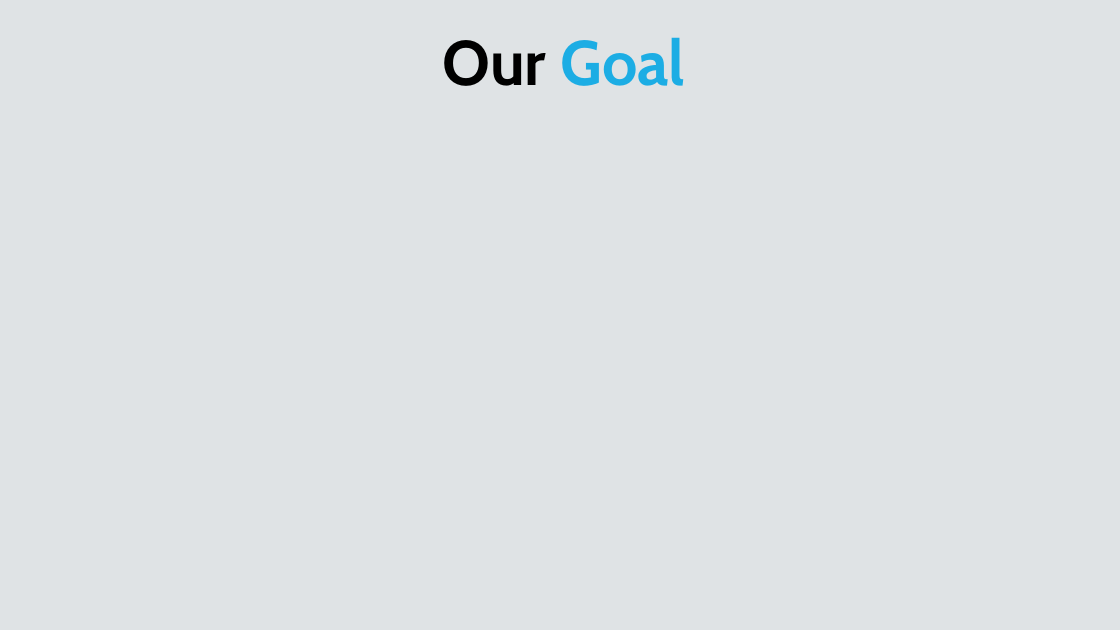
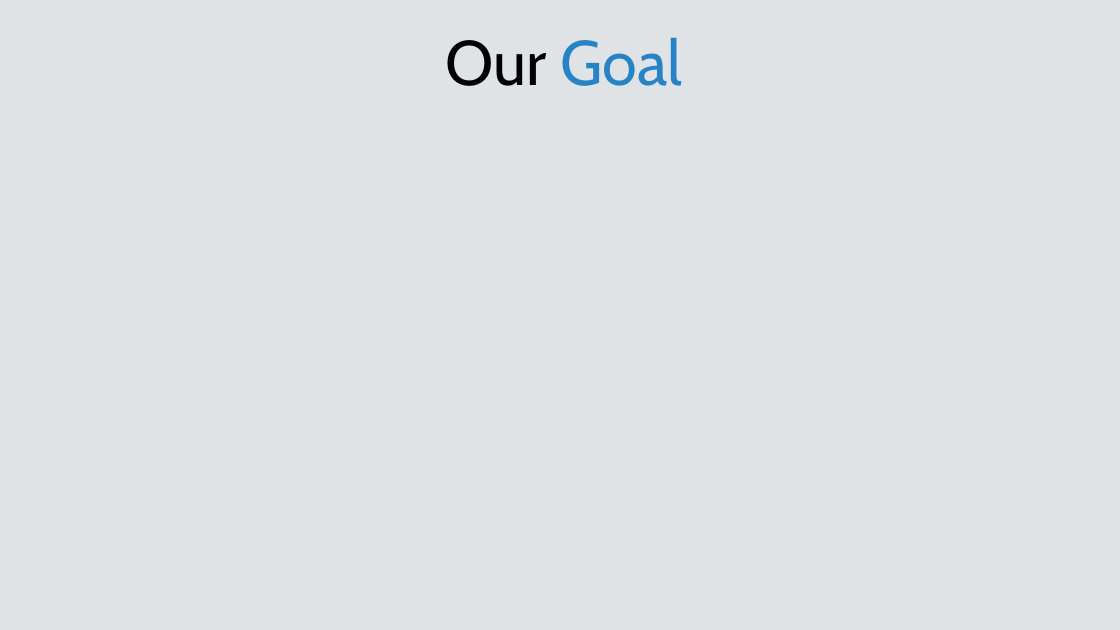
Before and after one commit to l4zy0n3/Stocks, a slide deck: slide 6 of Docs/Stock Market Sentiment Analysis and Price Prediction.pptx. Drawn at 1120x630 pixels with LibreOffice and Linux fonts; fonts in the diff are those of the drawing. Boxes give left, top, right and bottom in pixels: in the first picture for what was removed or moved away, otherwise in the second. Text is boxed around its words. In the diff, an @@ line names an element or a change of style, - is before the commit and + after.

```diff
--- a/Docs/Stock Market Sentiment Analysis and Price Prediction.pptx
+++ b/Docs/Stock Market Sentiment Analysis and Price Prediction.pptx
@@ text "Our Goal" at (x1=445, y1=37, x2=683, y2=86): text colour #1CADE4 to #2683C6 in "Goal"; bold off @@
```
Also in this commit, not shown: 5 other slides changed, 5 slides added, 1 slide removed.
